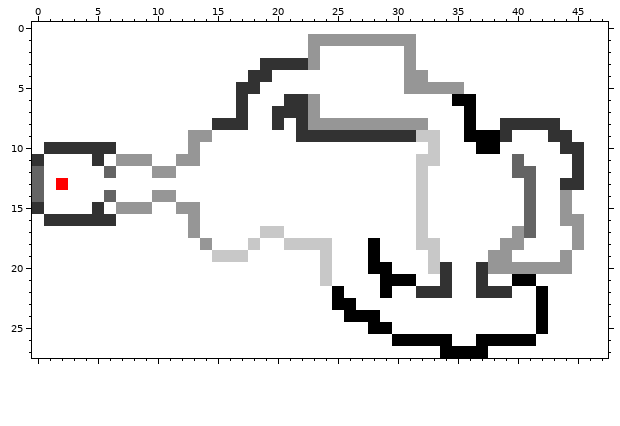
One commit to this pixel-art sprite: resources/maps/map.png. Above: the version before the commit.
The file is 48x28 pixels.
New version:
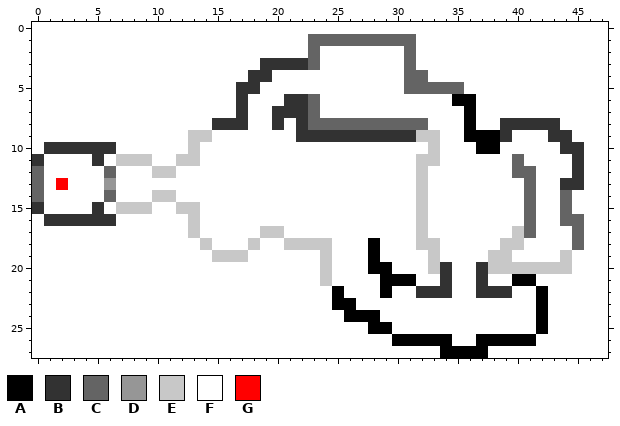
Palette (. is transparent): A #000000  B #323232  C #646464  D #969696  E #c8c8c8  F #ffffff  G #ff0000
Diff:
Changed rows in their new state; - is an unchanged pixel.
first column x 6:
 1 -----------------CCCCCCCCC--------------
 2 -----------------C-------C--------------
 3 -----------------C-------C--------------
 4 -------------------------CC-------------
 5 -------------------------CCCCC----------
 6 -----------------C----------------------
 7 -----------------C----------------------
 8 -----------------CCCCCCCCCC-------------
 9 -------EE-------------------------------
10 -------E--------------------------------
11 -EEE--EE--------------------------------
12 ----EE----------------------------------
13 D---------------------------------------
14 ----EE--------------------------------C-
15 -EEE--EE------------------------------C-
16 -------E------------------------------CC
17 -------E--------------------------E----C
18 --------E------------------------EE----C
19 --------------------------------EE----E-
20 --------------------------------EEEEEEE-
Boxes around the changes in both pictures, in picture pixels (x1, y1, x2, y2):
changed: (308, 34, 464, 130)
changed: (104, 130, 212, 250)
changed: (488, 190, 584, 274)
